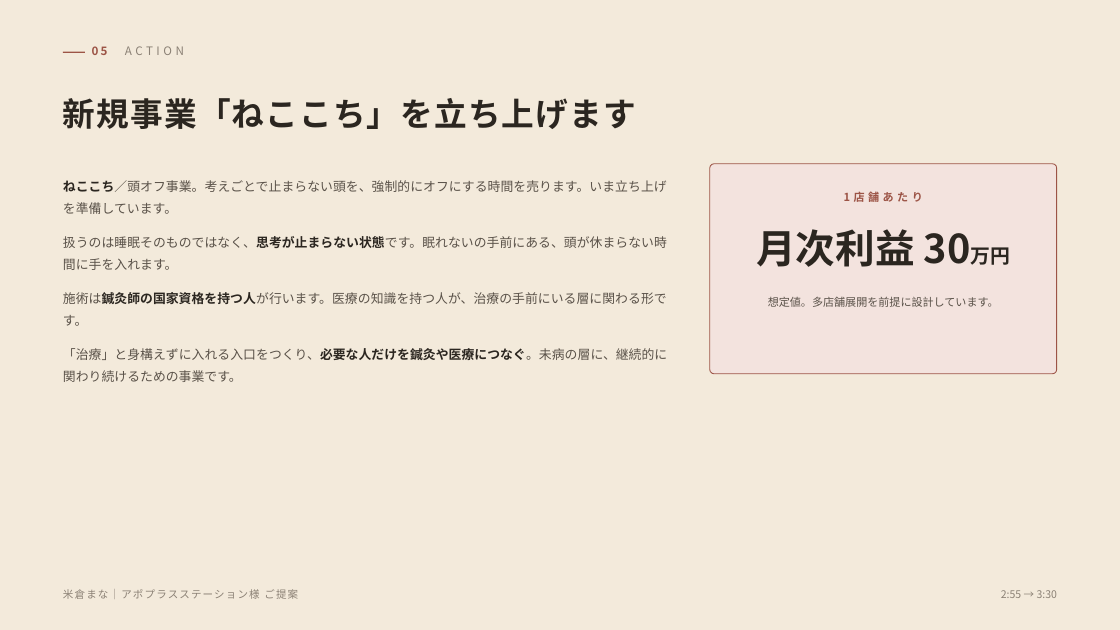
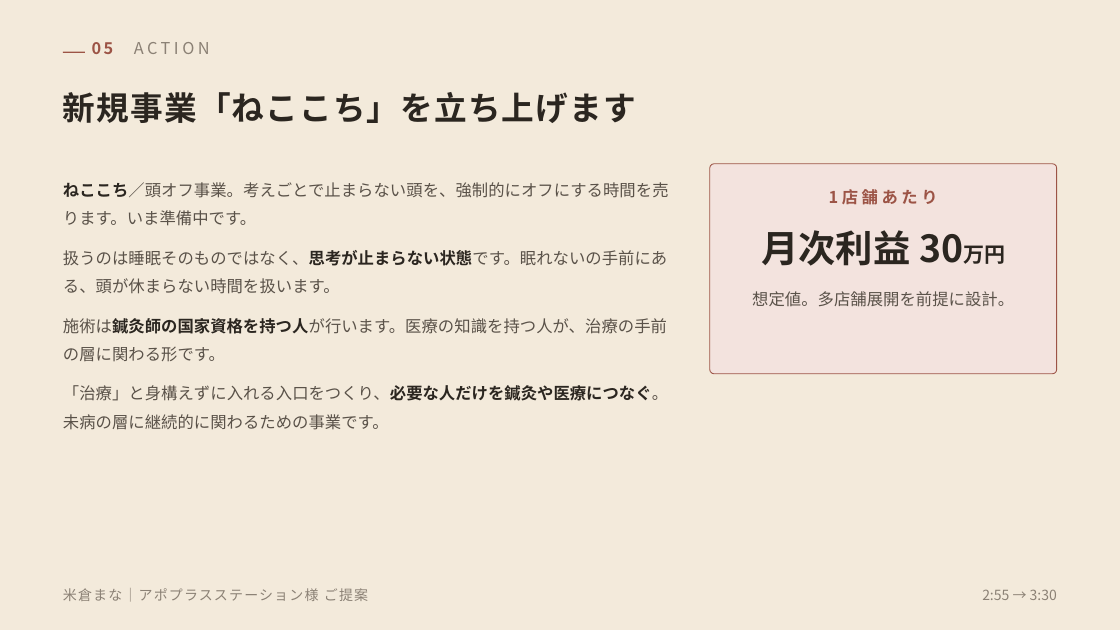
Before and after one commit to mananyon/manayonekura, a slide deck: slide 6 of proposals/米倉まな_アポプラスステーション様ご提案_導入.pptx. Drawn at 1120x630 pixels with LibreOffice and Linux fonts; fonts in the diff are those of the drawing. Boxes give left, top, right and bottom in pixels: in the first picture for what was removed or moved away, otherwise in the second. Text is boxed around its words. In the diff, an @@ line names an element or a change of style, - is before the commit and + after.

```diff
--- a/proposals/米倉まな_アポプラスステーション様ご提案_導入.pptx
+++ b/proposals/米倉まな_アポプラスステーション様ご提案_導入.pptx
@@ text "05 ACTION" at [92,42,114,54]: size 10 to 14 pt @@
@@ text "新規事業「ねここち」を立ち上げます": place and size @@
-text "新規事業「ねここち」を立ち上げます" at [63,98,636,129]
+text "新規事業「ねここち」を立ち上げます" at [63,92,636,123]
@@ text at [63,182,669,430]: text changed; size 11 to 14 pt @@
-• ねここち／頭オフ事業。考えごとで止まらない頭を、強制的にオフにする時間を売ります。いま立ち上げを準備しています。
-• 扱うのは睡眠そのものではなく、思考が止まらない状態です。眠れないの手前にある、頭が休まらない時間に手を入れます。
-• 施術は鍼灸師の国家資格を持つ人が行います。医療の知識を持つ人が、治療の手前にいる層に関わる形です。
-• 「治療」と身構えずに入れる入口をつくり、必要な人だけを鍼灸や医療につなぐ。未病の層に、継続的に関わり続けるための事業です。
+• ねここち／頭オフ事業。考えごとで止まらない頭を、強制的にオフにする時間を売ります。いま準備中です。
+• 扱うのは睡眠そのものではなく、思考が止まらない状態です。眠れないの手前にある、頭が休まらない時間を扱います。
+• 施術は鍼灸師の国家資格を持つ人が行います。医療の知識を持つ人が、治療の手前の層に関わる形です。
+• 「治療」と身構えずに入れる入口をつくり、必要な人だけを鍼灸や医療につなぐ。未病の層に継続的に関わるための事業です。
@@ text "1店舗あたり" at [829,189,938,205]: size 9.5 to 14 pt @@
@@ text "月次利益 30万円" at [761,230,910,266]: size 34 to 32 pt in "月次利益 30万円"; size 17 to 18 pt in "30万円" @@
@@ text at [752,291,1014,307]: text changed; size 9.5 to 14 pt @@
-想定値。多店舗展開を前提に設計しています。
+想定値。多店舗展開を前提に設計。
@@ text "米倉まな｜アポプラスステーション様 ご提案" at [63,588,368,601]: size 9 to 12 pt @@
@@ text "2:55 → 3:30" at [982,590,1057,600]: size 9 to 12 pt @@
```
Also in this commit, not shown: 9 other slides changed, 2 other files.
